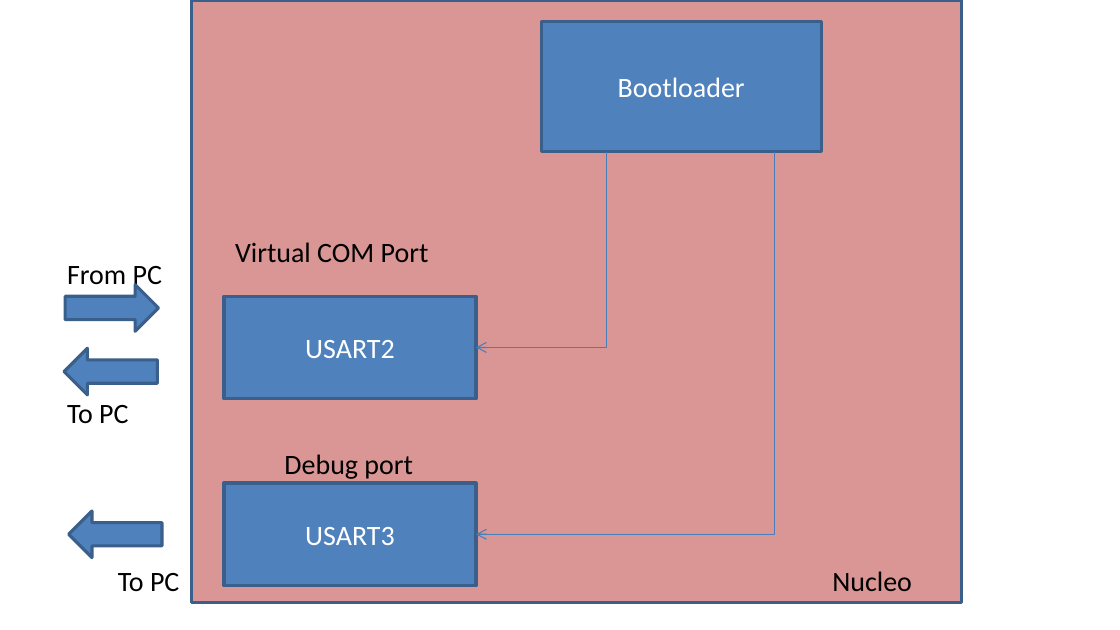
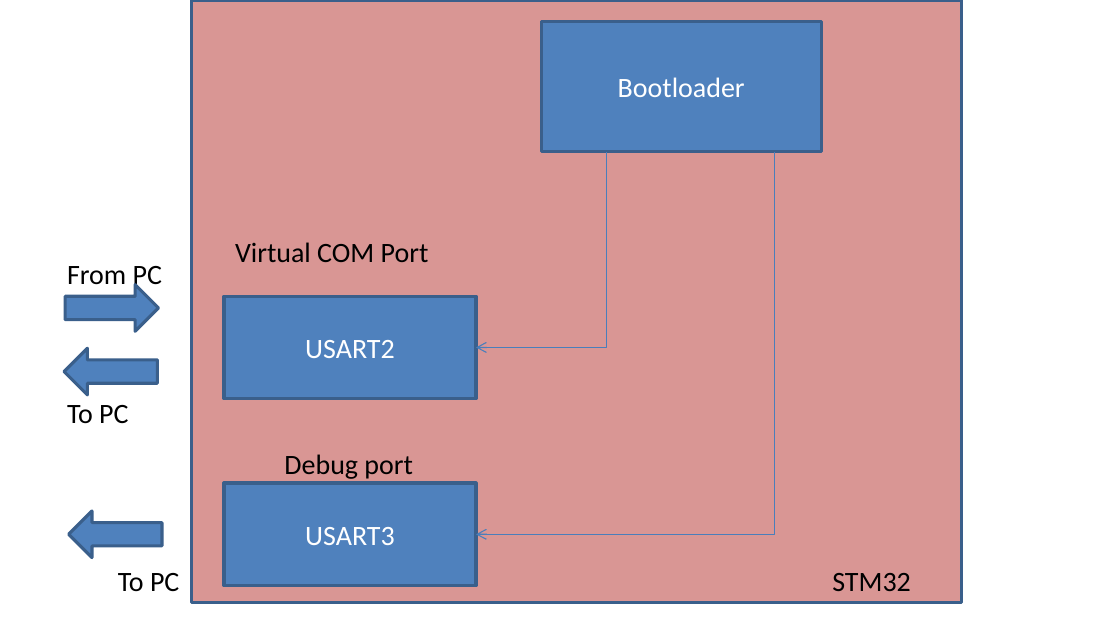
Before and after one commit to thuyhoh/STM32F4_BootLoader, a slide deck: slide 17 of docs/Course_PPT.pptx. Drawn at 1120x630 pixels with LibreOffice and Linux fonts; fonts in the diff are those of the drawing. Boxes give left, top, right and bottom in pixels: in the first picture for what was removed or moved away, otherwise in the second. Text is boxed around its words. In the diff, an @@ line names an element or a change of style, - is before the commit and + after.

```diff
--- a/docs/Course_PPT.pptx
+++ b/docs/Course_PPT.pptx
@@ text at bbox=[832, 573, 911, 591]: text changed @@
-Nucleo
+STM32
```
Also in this commit, not shown: 9 other slides changed, 4 other files.
